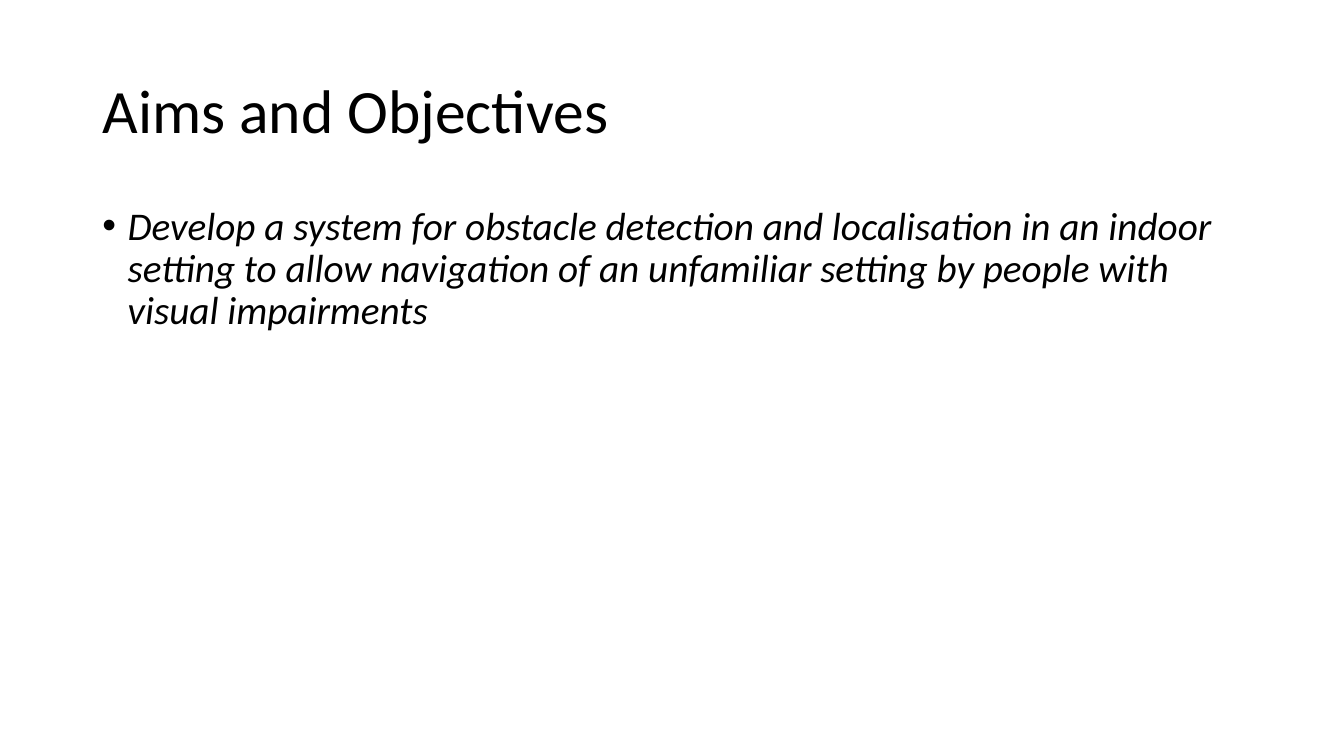
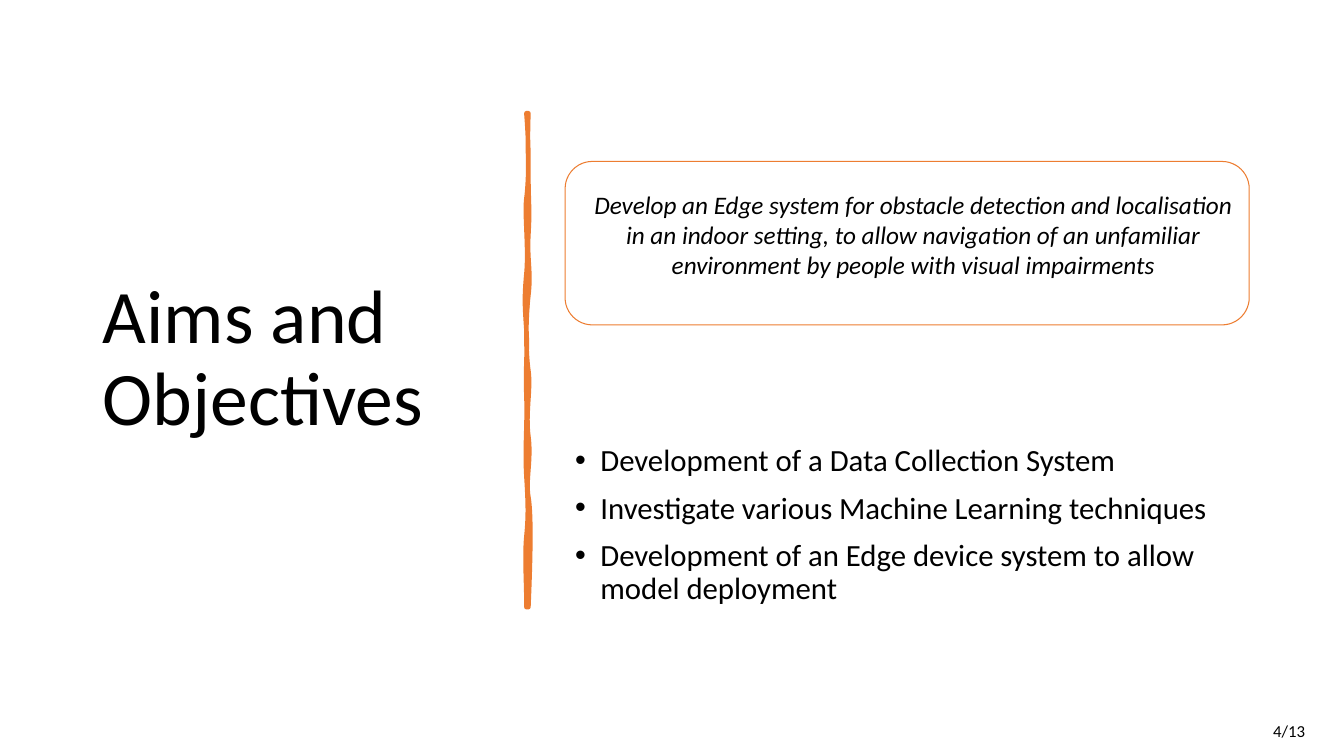
Before and after one commit to ofithcheallaigh/masters_project, a slide deck: slide 4 of Documentation/MSc Research Project Presentation.pptx (slide 5 before the commit). Drawn at 1344x756 pixels with LibreOffice and Linux fonts; fonts in the diff are those of the drawing. Boxes give left, top, right and bottom in pixels: in the first picture for what was removed or moved away, otherwise in the second. Text is boxed around its words. In the diff, an @@ line names an element or a change of style, - is before the commit and + after.

Commit message:
updated MSc presentation

```diff
--- a/Documentation/MSc Research Project Presentation.pptx
+++ b/Documentation/MSc Research Project Presentation.pptx
@@ title "Aims and Objectives" moved from (x1=102, y1=90, x2=608, y2=144) to (x1=103, y1=290, x2=423, y2=438) @@
@@ title "Aims and Objectives" at (x1=103, y1=290, x2=423, y2=438): size 44 to 54 pt @@
@@ freeform shape added at (x1=526, y1=113, x2=528, y2=607), fill #ED7D31, outline #ED7D31 3.25 pt @@
@@ rounded rectangle added at (x1=566, y1=161, x2=1250, y2=325), outline #ED7D31 0.75 pt @@
@@ text added at (x1=594, y1=196, x2=1232, y2=278), 18 pt, text #000000, italic @@
+Develop an Edge system for obstacle detection and localisation in an indoor setting, to allow navigation of an unfamiliar environment by people with visual impairments
@@ text "Development of a Data Collection ..." at (x1=600, y1=449, x2=1206, y2=604): vertical alignment top to middle @@
@@ text at (x1=600, y1=449, x2=1206, y2=604): text changed; size 28 to 22 pt; italic off @@
-• Develop a system for obstacle detection and localisation in an indoor setting to allow navigation of an unfamiliar setting by people with visual impairments
+• Development of a Data Collection System
+• Investigate various Machine Learning techniques
+• Development of an Edge device system to allow model deployment
@@ text added at (x1=1273, y1=725, x2=1305, y2=738), 12 pt, text #000000 @@
+4/13
```
Also in this commit, not shown: 11 other slides changed, 1 slide added, 1 slide removed.
